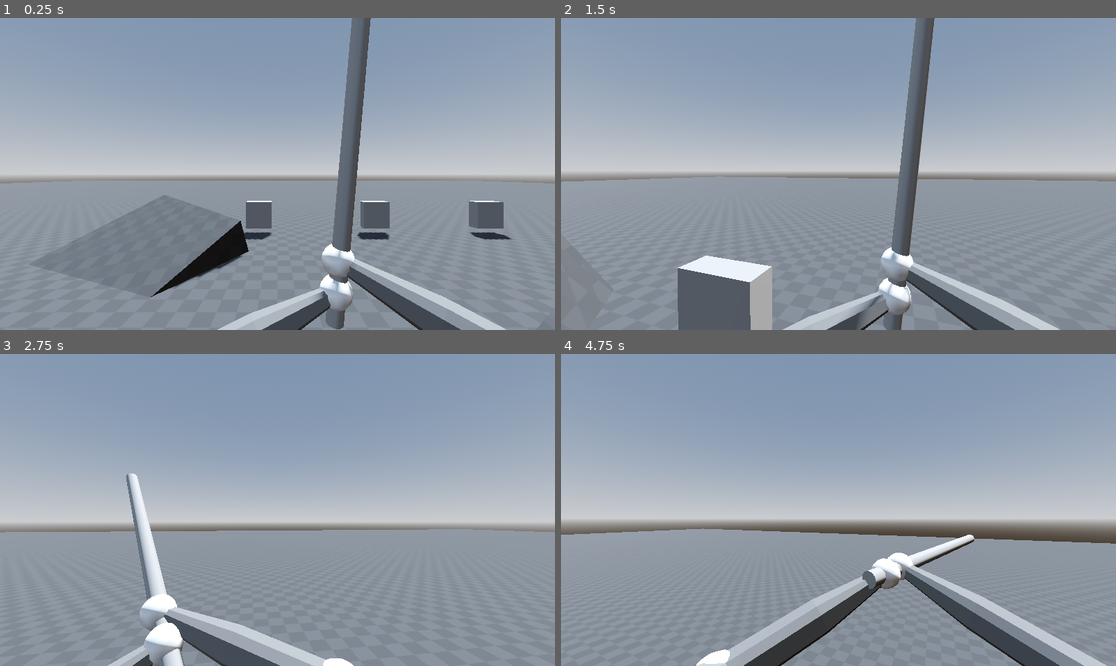
Above: before the commit, frames 1-4 (two rows, left to right).
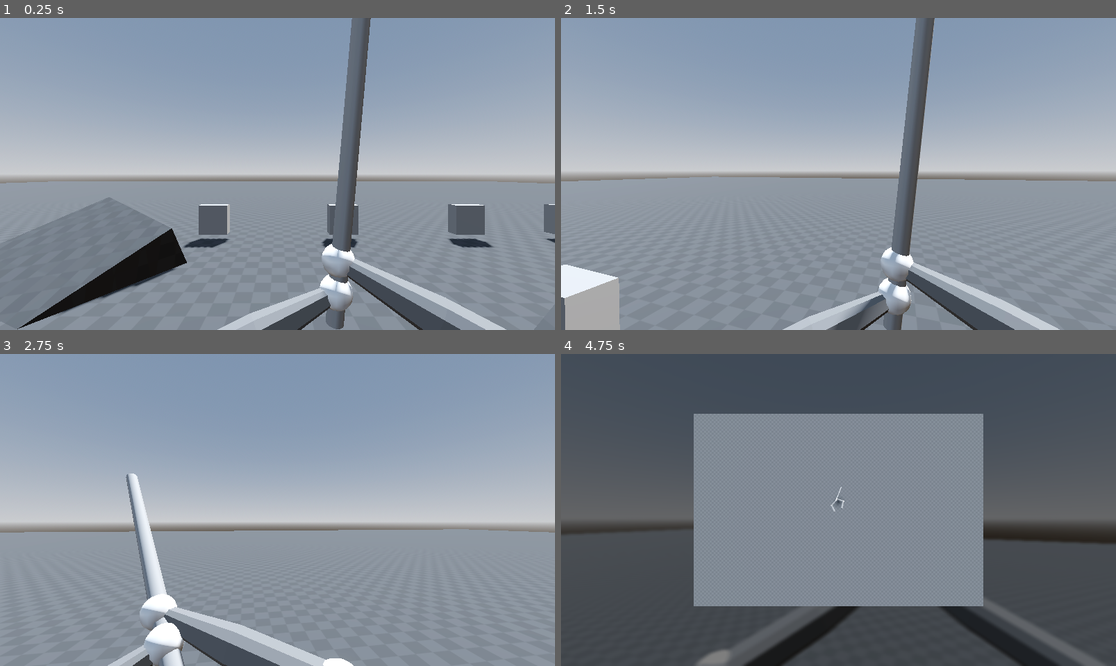
Above: after the commit, the same moments.

Repository: diegomel07/crewmate-simulator
Game: Godot game, scene res://scenes/first_person_demo.tscn
Same seed, same stepped clock (60 frames per second), same inputs: the game is played once before the commit and once after it. The project has no main scene, so this scene is started directly.
Inputs (mouse positions are in pixels of both pictures, inside the frame that each line leads up to):
- Up to frame 1 (0.25 s): no input
- Up to frame 2 (1.5 s): tap Enter (ui_accept) at 0.5, 0.77 s; move the mouse to (866, 174) at 0.52 s; hold W (move_forward) from 0.53 s (still down); tap E (interact) at 0.6 s; click (866, 174) at 0.67 s; move the mouse to (810, 174) at 1.27 s; click (810, 174) at 1.35 s
- Up to frame 3 (2.75 s): keep holding W (move_forward); tap Enter (ui_accept) at 1.52 s; move the mouse to (288, 503) at 2.02 s; right-click (288, 503) at 2.1 s; click (288, 503) at 2.17 s
- Up to frame 4 (4.75 s): keep holding W (move_forward); move the mouse to (832, 516) at 2.77 s; tap E (interact) at 2.85 s; click (832, 516) at 2.92 s; tap Enter (ui_accept) at 3.02, 3.77, 4.52 s; move the mouse to (877, 513) at 3.52 s; click (877, 513) at 3.6 s; tap M (toggle_map, bound only after the commit) at 4.15 s; move the mouse to (794, 506) at 4.27 s; right-click (794, 506) at 4.35 s; click (794, 506) at 4.42 s

The runs differ from the first frame. In frame 1, 8.7% of the frame differs, in the area x 0-100%, y 52-100%; in frame 2, 6.0%; in frame 3, less than 0.1%; in frame 4, 89%, in the area x 0-100%, y 0-100%.

Commit message:
added doors and minimap fixed

Diff:
--- a/project.godot
+++ b/project.godot
@@ -58,6 +58,11 @@
 "events": [Object(InputEventKey,"resource_local_to_scene":false,"resource_name":"","device":-1,"window_id":0,"alt_press …(192 unchanged characters)…
 ]
 }
+toggle_map={
+"deadzone": 0.2,
+"events": [Object(InputEventKey,"resource_local_to_scene":false,"resource_name":"","device":-1,"window_id":0,"alt_pressed":false,"shift_pressed":false,"ctrl_pressed":false,"meta_pressed":false,"pressed":false,"keycode":0,"physical_keycode":77,"key_label":0,"unicode":109,"location":0,"echo":false,"script":null)
+]
+}
 
 [physics]
 
--- /dev/null
+++ b/scenes/door/AutomaticSlidingDoor.tscn
@@ -0,0 +1,47 @@
+[gd_scene format=3 uid="uid://cf1lned1kvp6a"]
+
+[ext_resource type="Script" uid="uid://mt6ipycrtkwq" path="res://scripts/automatic_sliding_door.gd" id="1_lt6yk"]
+
+[sub_resource type="BoxShape3D" id="BoxShape3D_kphme"]
+size = Vector3(1.8, 3, 0.15)
+
+[sub_resource type="BoxMesh" id="BoxMesh_w6k1d"]
+size = Vector3(1.8, 3, 0.25)
+
+[sub_resource type="BoxShape3D" id="BoxShape3D_r71v1"]
+size = Vector3(1.8, 3, 0.15)
+
+[sub_resource type="BoxMesh" id="BoxMesh_ug36p"]
+size = Vector3(1.8, 3, 0.25)
+
+[sub_resource type="BoxShape3D" id="BoxShape3D_w6k1d"]
+size = Vector3(6, 4, 8)
+
+[node name="AutomaticSlidingDoor" type="Node3D" unique_id=1606330643]
+script = ExtResource("1_lt6yk")
+
+[node name="LeftDoor" type="AnimatableBody3D" parent="." unique_id=1757975605]
+
+[node name="CollisionShape3D" type="CollisionShape3D" parent="LeftDoor" unique_id=934562670]
+transform = Transform3D(1, 0, 0, 0, 1, 0, 0, 0, 1, -0.9, 1.5, 0)
+shape = SubResource("BoxShape3D_kphme")
+
+[node name="MeshInstance3D" type="MeshInstance3D" parent="LeftDoor" unique_id=134163773]
+transform = Transform3D(1, 0, 0, 0, 1, 0, 0, 0, 1, -0.9, 1.5, 0)
+mesh = SubResource("BoxMesh_w6k1d")
+
+[node name="RightDoor" type="AnimatableBody3D" parent="." unique_id=121664087]
+
+[node name="CollisionShape3D" type="CollisionShape3D" parent="RightDoor" unique_id=439852161]
+transform = Transform3D(1, 0, 0, 0, 1, 0, 0, 0, 1, 0.9, 1.5, 0)
+shape = SubResource("BoxShape3D_r71v1")
+
+[node name="MeshInstance3D" type="MeshInstance3D" parent="RightDoor" unique_id=1150581669]
+transform = Transform3D(1, 0, 0, 0, 1, 0, 0, 0, 1, 0.9, 1.5, 0)
+mesh = SubResource("BoxMesh_ug36p")
+
+[node name="DoorTrigger" type="Area3D" parent="." unique_id=1651000524]
+
+[node name="CollisionShape3D" type="CollisionShape3D" parent="DoorTrigger" unique_id=541562394]
+transform = Transform3D(1, 0, 0, 0, 1, 0, 0, 0, 1, 0, 2, 0)
+shape = SubResource("BoxShape3D_w6k1d")
--- /dev/null
+++ b/scenes/door/automatic_sliding_door.gd
@@ -0,0 +1,68 @@
+extends Node3D
+class_name AutomaticSlidingDoor
+
+@onready var left_door: AnimatableBody3D = $LeftDoor
+@onready var right_door: AnimatableBody3D = $RightDoor
+@onready var trigger_area: Area3D = $DoorTrigger
+
+
+var closed_pos_left: Vector3
+var closed_pos_right: Vector3
+var open_pos_left: Vector3
+var open_pos_right: Vector3
+
+var current_tween: Tween = null
+
+@export var slide_distance: float = 2.2
+@export var open_duration: float = 0.35
+@export var close_duration: float = 0.45
+@export var transition_type: Tween.TransitionType = Tween.TRANS_SINE
+@export var ease_type_open: Tween.EaseType = Tween.EASE_OUT
+@export var ease_type_close: Tween.EaseType = Tween.EASE_IN
+
+func _ready() -> void:
+	closed_pos_left = left_door.position
+	closed_pos_right = right_door.position
+
+	open_pos_left = closed_pos_left + Vector3(-slide_distance, 0, 0)
+	open_pos_right = closed_pos_right + Vector3(slide_distance, 0, 0)
+
+	trigger_area.body_entered.connect(_on_body_entered)
+	trigger_area.body_exited.connect(_on_body_exited)
+
+	print("Puerta automática lista: ", name)
+
+func _on_body_entered(body: Node3D) -> void:
+	if _is_player(body):
+		open_doors()
+
+func _on_body_exited(body: Node3D) -> void:
+	if _is_player(body):
+		close_doors()
+
+func _is_player(body: Node3D) -> bool:
+	return body.is_in_group("player") or body is CharacterBody3D
+
+func open_doors() -> void:
+	if current_tween:
+		current_tween.kill()
+
+	current_tween = create_tween().set_parallel(true)
+
+	current_tween.tween_property(left_door, "position", open_pos_left, open_duration) \
+		.set_trans(transition_type).set_ease(ease_type_open)
+
+	current_tween.tween_property(right_door, "position", open_pos_right, open_duration) \
+		.set_trans(transition_type).set_ease(ease_type_open)
+
+func close_doors() -> void:
+	if current_tween:
+		current_tween.kill()
+
+	current_tween = create_tween().set_parallel(true)
+
+	current_tween.tween_property(left_door, "position", closed_pos_left, close_duration) \
+		.set_trans(transition_type).set_ease(ease_type_close)
+
+	current_tween.tween_property(right_door, "position", closed_pos_right, close_duration) \
+		.set_trans(transition_type).set_ease(ease_type_close)
--- a/scenes/first_person_demo.tscn
+++ b/scenes/first_person_demo.tscn
@@ -3,6 +3,9 @@
 [ext_resource type="Texture2D" uid="uid://2iy8weuaf8be" path="res://assets/kenney_grids/Light/texture_07.png" id="1_jdmcp"]
 [ext_resource type="Script" uid="uid://klqr4eils1hr" path="res://scenes/first_person_controller.gd" id="2_44dfo"]
 [ext_resource type="PackedScene" uid="uid://hmlfpgoo4vg6" path="res://scenes/tasks/TaskStation.tscn" id="3_mt36p"]
+[ext_resource type="PackedScene" uid="uid://cf1lned1kvp6a" path="res://scenes/door/AutomaticSlidingDoor.tscn" id="4_81fyy"]
+[ext_resource type="PackedScene" uid="uid://drt4642f7ykul" path="res://scenes/map/layer/minimap_layer.tscn" id="5_4nkb8"]
+[ext_resource type="PackedScene" uid="uid://dwy0w777v1a06" path="res://scenes/map/viewport/minimap_viewport.tscn" id="6_xafnq"]
 
 [sub_resource type="ProceduralSkyMaterial" id="ProceduralSkyMaterial_fdo8o"]
 sky_horizon_color = Color(0.66224277, 0.6717428, 0.6867428, 1)
@@ -208,6 +211,9 @@
 &"swing_02": SubResource("Animation_cdtcq")
 }
 
+[sub_resource type="ViewportTexture" id="ViewportTexture_4nkb8"]
+viewport_path = NodePath("../MinimapViewport")
+
 [node name="world" type="Node3D" unique_id=145907840]
 
 [node name="env" type="Node" parent="." unique_id=364713149]
@@ -412,3 +418,15 @@
 [node name="TaskStation4" parent="." unique_id=1095410184 instance=ExtResource("3_mt36p")]
 transform = Transform3D(1, 0, 0, 0, 1, 0, 0, 0, 1, 8.483618, -0.055623412, -6.540879)
 task_id = "align_engine"
+
+[node name="AutomaticSlidingDoor" parent="." unique_id=1606330643 instance=ExtResource("4_81fyy")]
+
+[node name="MinimapLayer" parent="." unique_id=1355307307 instance=ExtResource("5_4nkb8")]
+
+[node name="MinimapDisplay" parent="MinimapLayer/MinimapContainer" parent_id_path=PackedInt32Array(1355307307, 865392931) index="0" unique_id=173635941]
+texture = SubResource("ViewportTexture_4nkb8")
+
+[node name="MinimapViewport" parent="." unique_id=1775704983 instance=ExtResource("6_xafnq")]
+
+[editable path="MinimapLayer"]
+[editable path="MinimapViewport"]
--- /dev/null
+++ b/scenes/map/layer/minimap_controller.gd
@@ -0,0 +1,42 @@
+extends CanvasLayer
+
+@onready var dim_background: ColorRect = $DimBackground
+@onready var blur_background: ColorRect = $Blur
+@onready var minimap_display: TextureRect = $MinimapContainer/MinimapDisplay
+@onready var minimap_viewport: SubViewport = $"../MinimapViewport"
+var is_open: bool = false
+
+func _ready():
+	visible = false
+	dim_background.visible = false
+	blur_background.visible = false
+
+func _input(event):
+	if event.is_action_pressed("toggle_map"):
+		toggle_minimap()
+
+	if is_open and event is InputEventMouseButton and event.pressed:
+		if event.button_index == MOUSE_BUTTON_WHEEL_UP:
+			zoom_in()
+		elif event.button_index == MOUSE_BUTTON_WHEEL_DOWN:
+			zoom_out()
+
+func toggle_minimap():
+	is_open = !is_open
+	visible = is_open
+	dim_background.visible = is_open
+	blur_background.visible = is_open
+
+func zoom_in():
+	if minimap_viewport:
+		var camera = minimap_viewport.get_node("TopDownCamera")
+		if camera:
+			camera.current_zoom = clamp(camera.current_zoom - camera.zoom_speed, camera.min_zoom, camera.max_zoom)
+			camera.size = camera.current_zoom
+
+func zoom_out():
+	if minimap_viewport:
+		var camera = minimap_viewport.get_node("TopDownCamera")
+		if camera:
+			camera.current_zoom = clamp(camera.current_zoom + camera.zoom_speed, camera.min_zoom, camera.max_zoom)
+			camera.size = camera.current_zoom
--- /dev/null
+++ b/scenes/map/layer/minimap_layer.tscn
@@ -0,0 +1,65 @@
+[gd_scene format=3 uid="uid://drt4642f7ykul"]
+
+[ext_resource type="Script" uid="uid://b1m047ao3psdd" path="res://scenes/map/layer/minimap_controller.gd" id="1_disj4"]
+[ext_resource type="Shader" uid="uid://cj8aceb3gge6l" path="res://shader/blur_shader.gdshader" id="2_atq1c"]
+
+[sub_resource type="ShaderMaterial" id="ShaderMaterial_fxya2"]
+shader = ExtResource("2_atq1c")
+shader_parameter/blur_amount = 2.000000095
+
+[sub_resource type="ViewportTexture" id="ViewportTexture_1hx74"]
+viewport_path = NodePath("MinimapViewport")
+
+[node name="MinimapLayer" type="CanvasLayer" unique_id=1355307307]
+layer = 10
+script = ExtResource("1_disj4")
+
+[node name="DimBackground" type="ColorRect" parent="." unique_id=1207677839]
+anchors_preset = 15
+anchor_right = 1.0
+anchor_bottom = 1.0
+grow_horizontal = 2
+grow_vertical = 2
+mouse_filter = 2
+color = Color(0, 0, 0, 0.5058824)
+
+[node name="Blur" type="ColorRect" parent="." unique_id=805101156]
+material = SubResource("ShaderMaterial_fxya2")
+anchors_preset = 15
+anchor_right = 1.0
+anchor_bottom = 1.0
+grow_horizontal = 2
+grow_vertical = 2
+mouse_filter = 2
+color = Color(0, 0, 0, 0)
+
+[node name="MinimapContainer" type="Control" parent="." unique_id=865392931]
+layout_mode = 3
+anchors_preset = 8
+anchor_left = 0.5
+anchor_top = 0.5
+anchor_right = 0.5
+anchor_bottom = 0.5
+offset_left = -576.0
+offset_top = -324.0
+offset_right = 576.0
+offset_bottom = 324.0
+grow_horizontal = 2
+grow_vertical = 2
+
+[node name="MinimapDisplay" type="TextureRect" parent="MinimapContainer" unique_id=173635941]
+layout_mode = 1
+anchors_preset = 8
+anchor_left = 0.5
+anchor_top = 0.5
+anchor_right = 0.5
+anchor_bottom = 0.5
+offset_left = -200.0
+offset_top = -200.0
+offset_right = 200.0
+offset_bottom = 200.0
+grow_horizontal = 2
+grow_vertical = 2
+mouse_filter = 2
+texture = SubResource("ViewportTexture_1hx74")
+stretch_mode = 4
--- /dev/null
+++ b/scenes/map/viewport/minimap_viewport.tscn
@@ -0,0 +1,13 @@
+[gd_scene format=3 uid="uid://dwy0w777v1a06"]
+
+[ext_resource type="Script" uid="uid://byv3dldcs4tbc" path="res://scripts/top_down_camera.gd" id="1_qrnae"]
+
+[node name="MinimapViewport" type="SubViewport" unique_id=1775704983]
+size = Vector2i(600, 400)
+render_target_update_mode = 4
+
+[node name="TopDownCamera" type="Camera3D" parent="." unique_id=1863086968]
+transform = Transform3D(1, 0, 0, 0, -4.371139e-08, 1, 0, -1, -4.371139e-08, 0, 40, -1.638)
+projection = 1
+size = 100.0
+script = ExtResource("1_qrnae")
--- /dev/null
+++ b/scenes/map/viewport/top_down_camera.gd
@@ -0,0 +1,21 @@
+extends Camera3D
+
+@export var follow_height: float = 40.0
+
+var current_zoom: float = 25.0
+var min_zoom: float = 12.0
+var max_zoom: float = 55.0
+var zoom_speed: float = 5.0
+
+func _ready():
+	projection = Camera3D.PROJECTION_ORTHOGONAL
+	size = current_zoom
+
+func _process(_delta: float):
+	var player = get_tree().get_first_node_in_group("player")
+	if player:
+		global_position = Vector3(
+			player.global_position.x,
+			follow_height,
+			player.global_position.z
+		)
--- /dev/null
+++ b/shader/blur_shader.gdshader
@@ -0,0 +1,21 @@
+shader_type canvas_item;
+
+uniform float blur_amount : hint_range(0.0, 10.0) = 4.0;
+uniform sampler2D SCREEN_TEXTURE : hint_screen_texture, filter_linear_mipmap;
+
+void fragment() {
+    vec4 color = vec4(0.0);
+    float total_weight = 0.0;
+
+    for (int x = -2; x <= 2; x++) {
+        for (int y = -2; y <= 2; y++) {
+            float weight = 1.0 - (abs(float(x)) + abs(float(y))) * 0.2;
+            vec2 offset = vec2(float(x), float(y)) * blur_amount * 0.0015;
+
+            color += texture(SCREEN_TEXTURE, SCREEN_UV + offset) * weight;
+            total_weight += weight;
+        }
+    }
+
+    COLOR = color / total_weight;
+}
Not shown, added: scenes/door/automatic_sliding_door.gd.uid
Not shown, added: scenes/map/layer/minimap_controller.gd.uid
Not shown, added: scenes/map/viewport/top_down_camera.gd.uid
Not shown, added: shader/blur_shader.gdshader.uid
